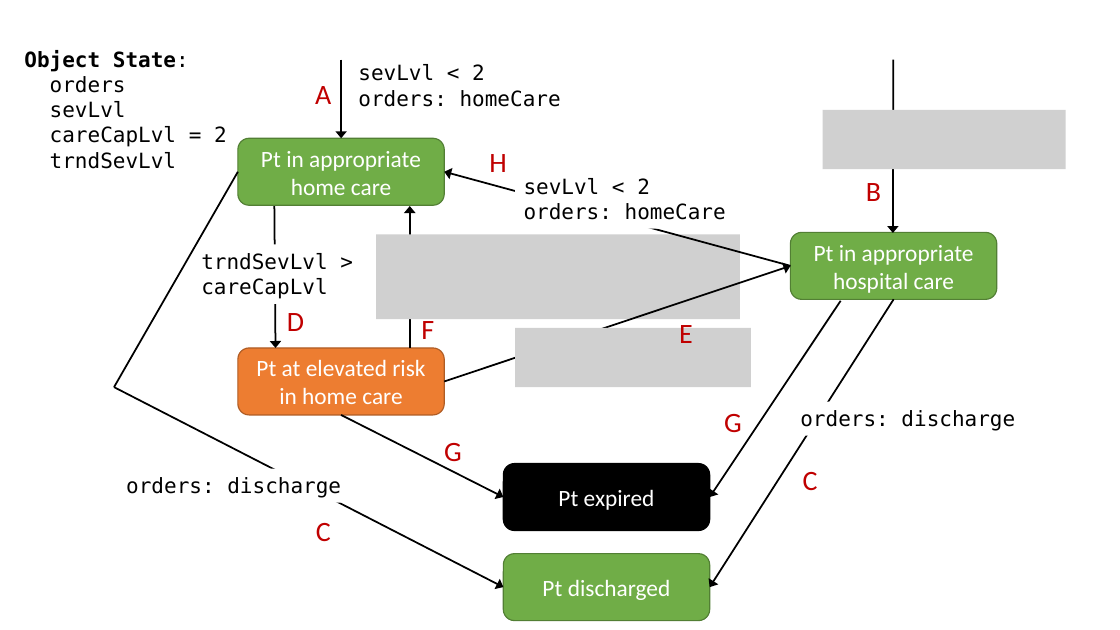
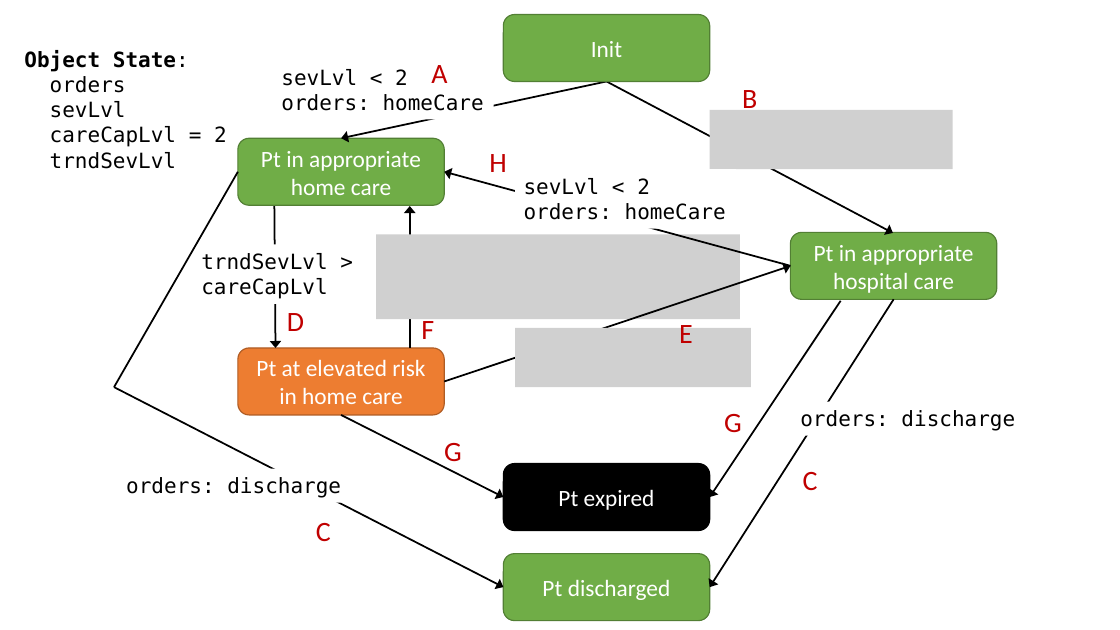
Before and after one commit to ericmercer/SPIN-bpmn-cwp-verification-paper, a slide deck: slide 1 of paper/figs/cwp.pptx. Drawn at 1120x630 pixels with LibreOffice and Linux fonts; fonts in the diff are those of the drawing; grey boxes stand for pictures. Boxes give left, top, right and bottom in pixels: in the first picture for what was removed or moved away, otherwise in the second. Text is boxed around its words. In the diff, an @@ line names an element or a change of style, - is before the commit and + after.

```diff
--- a/paper/figs/cwp.pptx
+++ b/paper/figs/cwp.pptx
@@ rounded rectangle added at [503,14,710,82], fill #70AD47, outline #538035 1 pt, 20 pt, text #FFFFFF @@
+Init
@@ text "A": place and size @@
-text "A" at [315,86,331,104]
+text "A" at [431,65,447,83]
@@ text "sevLvl < 2": place and size @@
-text "sevLvl < 2" at [358,64,561,107]
+text "sevLvl < 2" at [281,69,484,111]
@@ arrow moved from (341, 60) - (341, 139) to (607, 82) - (341, 139) @@
@@ arrow moved from (893, 60) - (893, 233) to (607, 82) - (893, 233) @@
@@ text "B" rewrapped from [866,183,881,201] to [742,90,757,115] @@
@@ picture: place and size @@
-picture at [823,110,1065,170]
+picture at [710,110,953,170]
```
Also in this commit, not shown: 8 other files.
